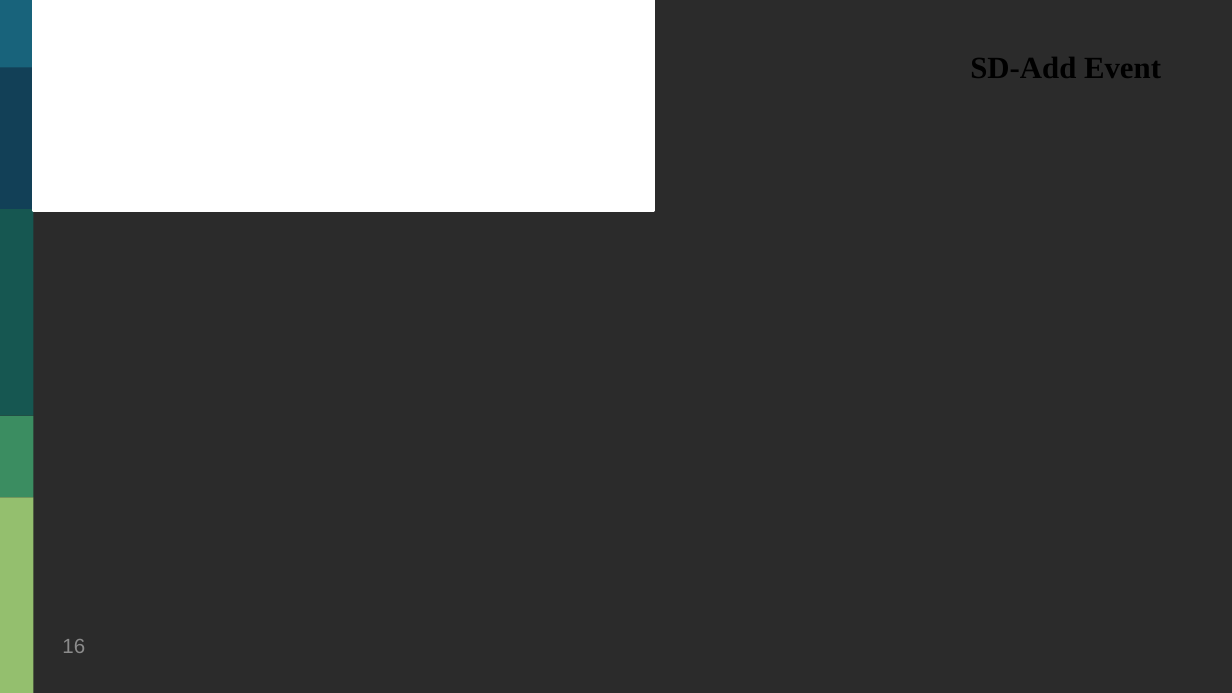
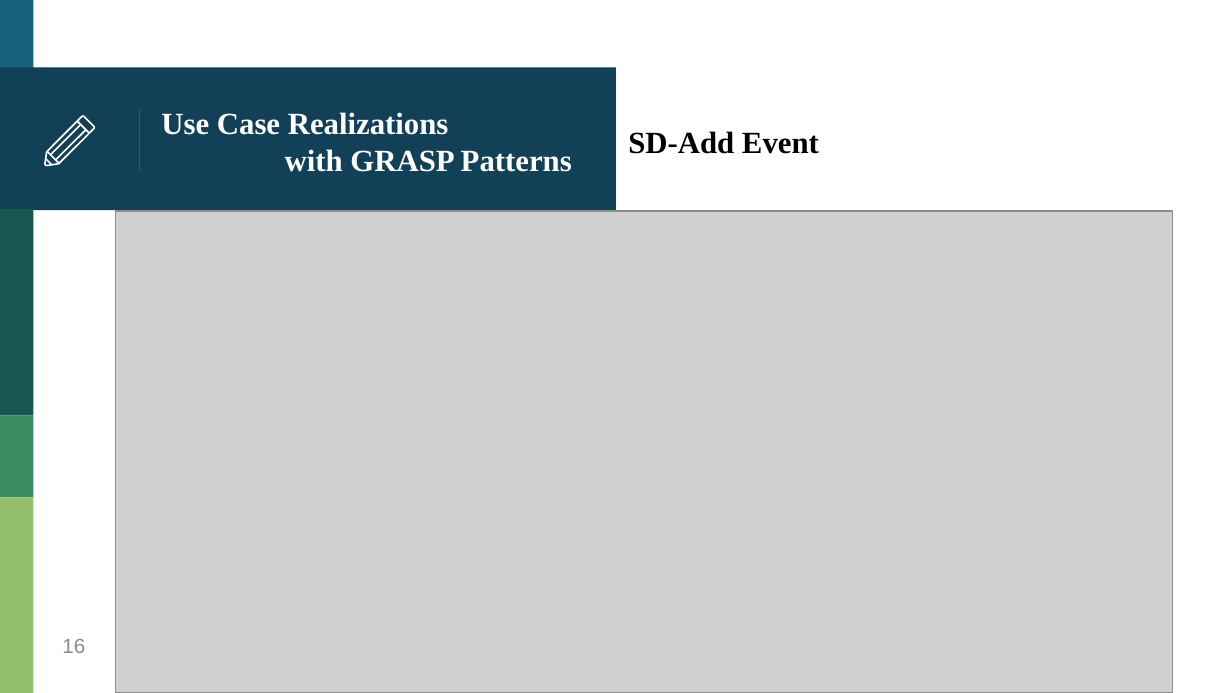
Before and after one commit to HankTwZhong/OOAD, a slide deck: slide 16 of OOAD_Midterm.pptx. Drawn at 1232x693 pixels with LibreOffice and Linux fonts; fonts in the diff are those of the drawing; grey boxes stand for pictures; background and template pictures are left out; a plain dark background stands for a picture behind light text. Boxes give left, top, right and bottom in pixels: in the first picture for what was removed or moved away, otherwise in the second. Text is boxed around its words. In the diff, an @@ line names an element or a change of style, - is before the commit and + after.

```diff
--- a/OOAD_Midterm.pptx
+++ b/OOAD_Midterm.pptx
@@ background picture (left out) to #FFFFFF @@
@@ rectangle removed at bbox=[34, 0, 654, 211] @@
@@ text "SD-Add Event": place and size @@
-text "SD-Add Event" at bbox=[970, 57, 1161, 78]
+text "SD-Add Event" at bbox=[628, 131, 819, 154]
@@ line added from (139, 110) to (139, 172), #18637B 0.75 pt @@
@@ picture added at bbox=[115, 211, 1172, 692] @@
```
Also in this commit, not shown: 10 other slides changed, 7 other files.
